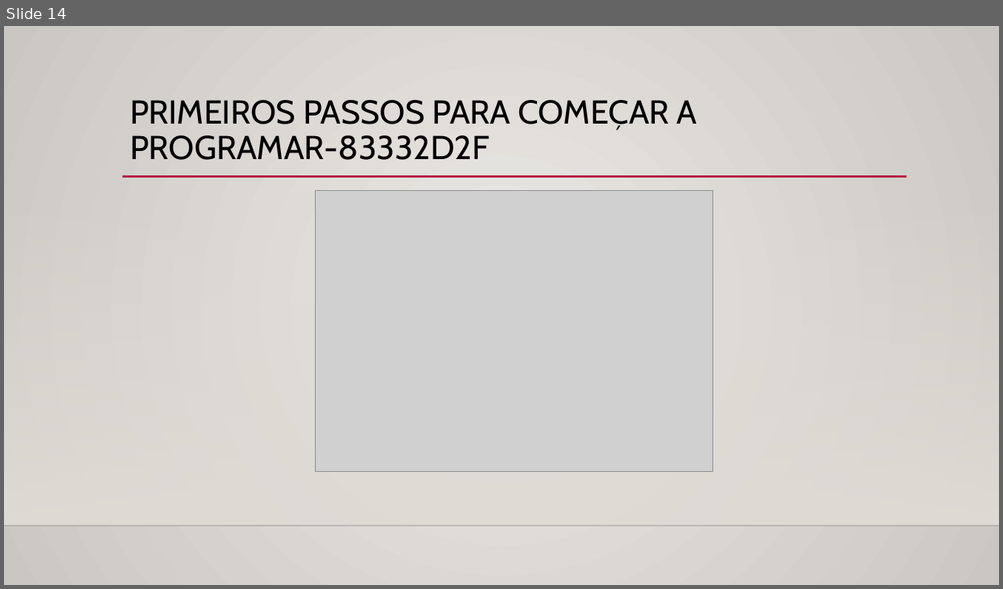
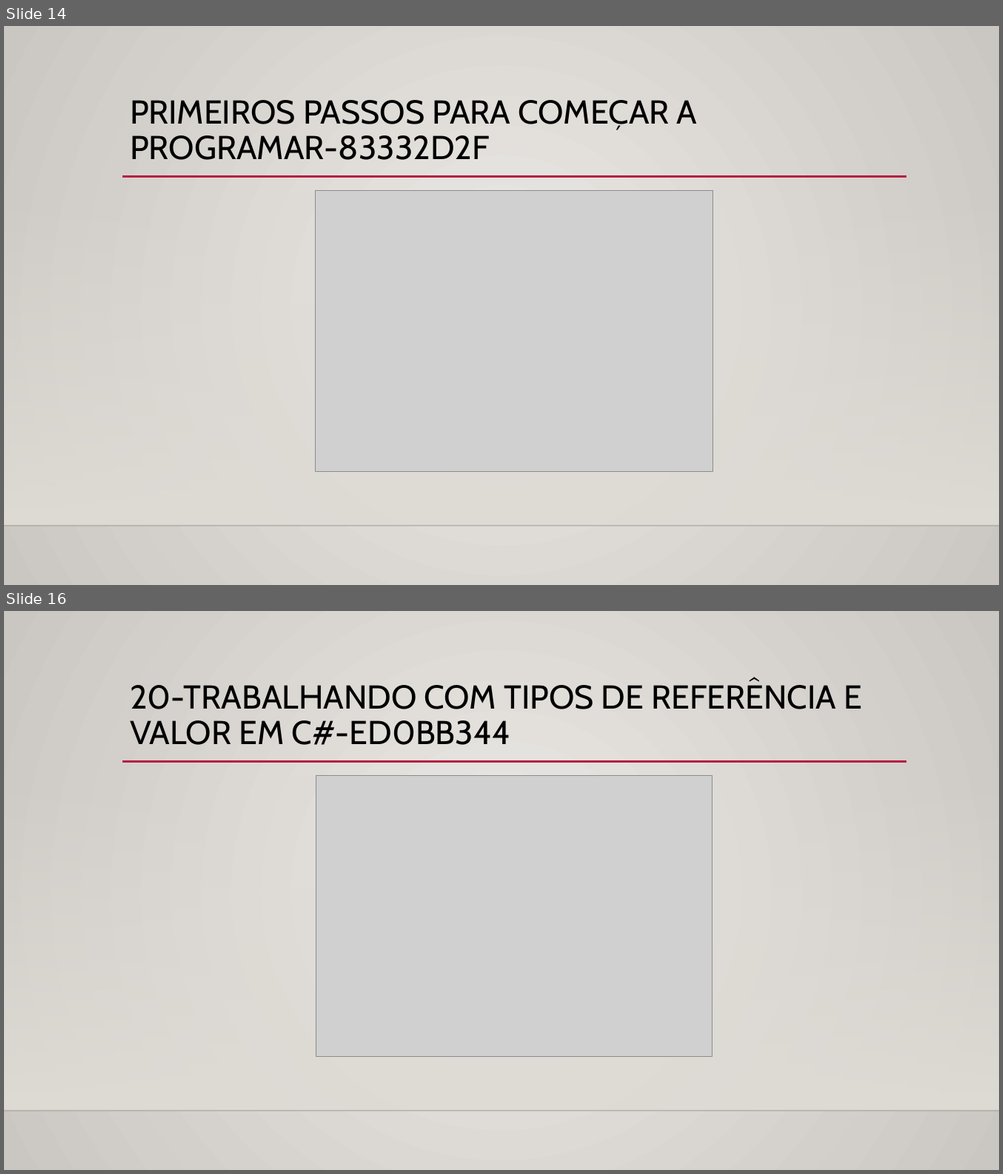
Before and after one commit to Rosem111/Evolu-o-na-DIO, a slide deck: Conquistas/Conquistas.pptx. Shown one above the other, each under a label of ours: slide 14 before the commit, slides 14 and 16 after it; the slides between them are not shown. The pictures are 1003x589 and 1003x1174 pixels, drawn with LibreOffice and Linux fonts; fonts in the diff are those of the drawing; grey boxes stand for pictures; background and template pictures are left out. Boxes give left, top, right and bottom in pixels: in the first picture for what was removed or moved away, otherwise in the second. Text is boxed around its words. In the diff, an @@ line names an element or a change of style, - is before the commit and + after.

```diff
--- a/Conquistas/Conquistas.pptx
+++ b/Conquistas/Conquistas.pptx
@@ slide 16 added at [4, 611, 999, 1170], background gradient #ECEAE7 to #CAC7C1; not listed: 3 template elements that a slide beside it also shows @@
@@ title added at [130, 681, 862, 745], 32 pt, text #000000 @@
+20-TRABALHANDO COM TIPOS DE REFERÊNCIA E VALOR EM C#-ED0BB344
@@ picture added at [316, 775, 712, 1056] @@
```
Also in this commit, not shown: 3 other slides added.
